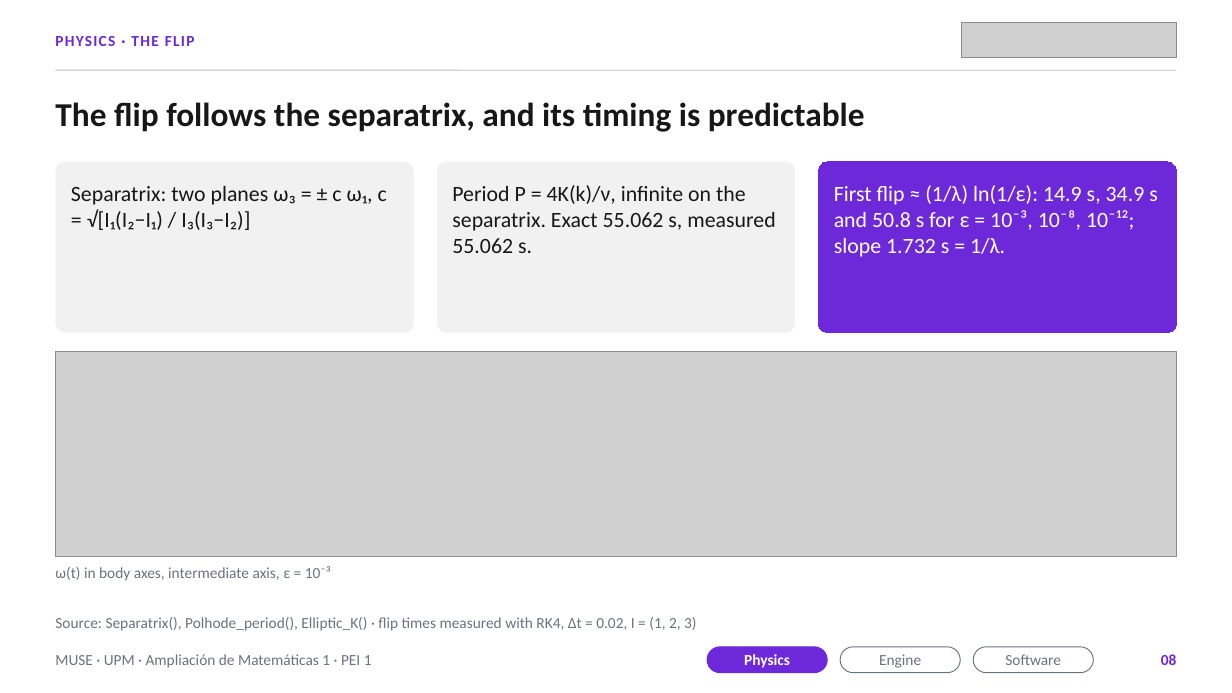
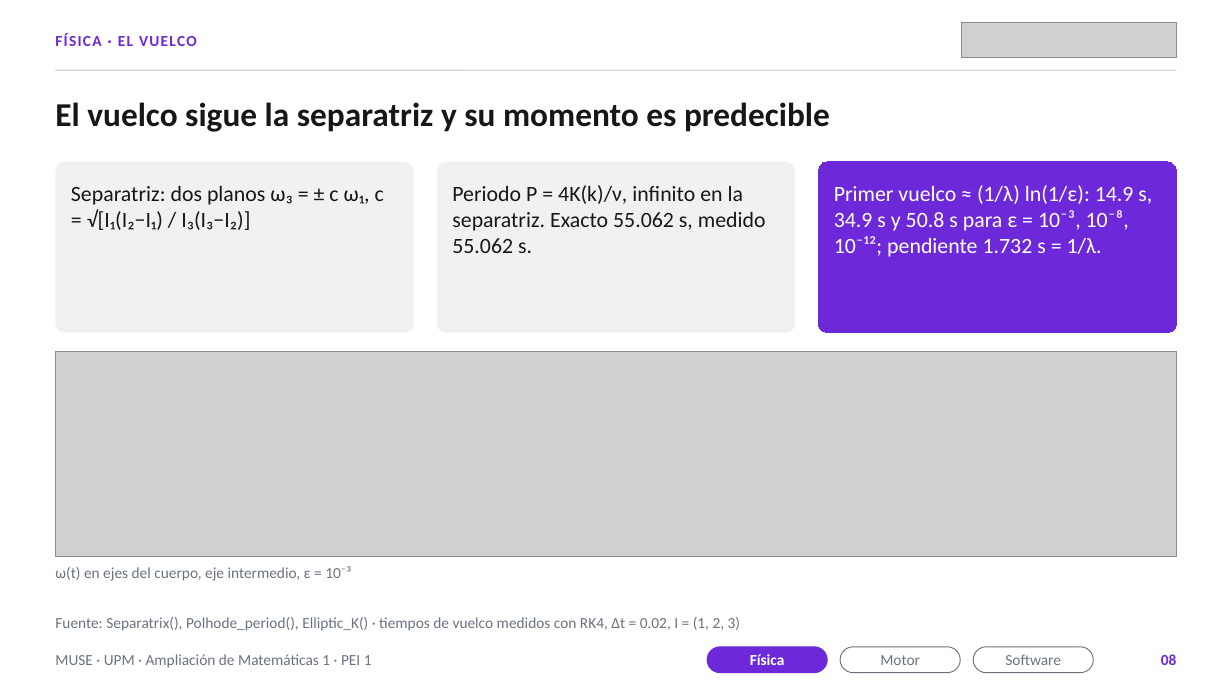
Before and after one commit to MP-19-creator/Grupo3-AmpliacionMatematicas, a slide deck: slide 8 of presentacion/PEI1_final.pptx. Drawn at 1232x693 pixels with LibreOffice and Linux fonts; fonts in the diff are those of the drawing; grey boxes stand for pictures. Boxes give left, top, right and bottom in pixels: in the first picture for what was removed or moved away, otherwise in the second. Text is boxed around its words. In the diff, an @@ line names an element or a change of style, - is before the commit and + after.

```diff
--- a/presentacion/PEI1_final.pptx
+++ b/presentacion/PEI1_final.pptx
@@ text at <box>55,33,197,46</box>: text changed @@
-PHYSICS · THE FLIP
+FÍSICA · EL VUELCO
@@ text at <box>55,102,830,132</box>: text changed @@
-The flip follows the separatrix, and its timing is predictable
+El vuelco sigue la separatriz y su momento es predecible
@@ text in rounded rectangle at <box>71,186,384,230</box>: text changed @@
-Separatrix: two planes ω₃ = ± c ω₁, c = √[I₁(I₂−I₁) / I₃(I₃−I₂)]
+Separatriz: dos planos ω₃ = ± c ω₁, c = √[I₁(I₂−I₁) / I₃(I₃−I₂)]
@@ text in rounded rectangle at <box>452,185,766,253</box>: text changed @@
-Period P = 4K(k)/ν, infinite on the separatrix. Exact 55.062 s, measured 55.062 s.
+Periodo P = 4K(k)/ν, infinito en la separatriz. Exacto 55.062 s, medido 55.062 s.
@@ text in rounded rectangle at <box>834,185,1152,257</box>: text changed @@
-First flip ≈ (1/λ) ln(1/ε): 14.9 s, 34.9 s and 50.8 s for ε = 10⁻³, 10⁻⁸, 10⁻¹²; slope 1.732 s = 1/λ.
+Primer vuelco ≈ (1/λ) ln(1/ε): 14.9 s, 34.9 s y 50.8 s para ε = 10⁻³, 10⁻⁸, 10⁻¹²; pendiente 1.732 s = 1/λ.
@@ text at <box>55,566,351,581</box>: text changed @@
-ω(t) in body axes, intermediate axis, ε = 10⁻³
+ω(t) en ejes del cuerpo, eje intermedio, ε = 10⁻³
@@ text at <box>55,617,740,631</box>: text changed @@
-Source: Separatrix(), Polhode_period(), Elliptic_K() · flip times measured with RK4, Δt = 0.02, I = (1, 2, 3)
+Fuente: Separatrix(), Polhode_period(), Elliptic_K() · tiempos de vuelco medidos con RK4, Δt = 0.02, I = (1, 2, 3)
@@ text in rounded rectangle at <box>750,654,785,665</box>: text changed @@
-Physics
+Física
@@ text in rounded rectangle at <box>880,655,920,665</box>: text changed @@
-Engine
+Motor
```
Also in this commit, not shown: 30 other slides changed, 10 other files.
